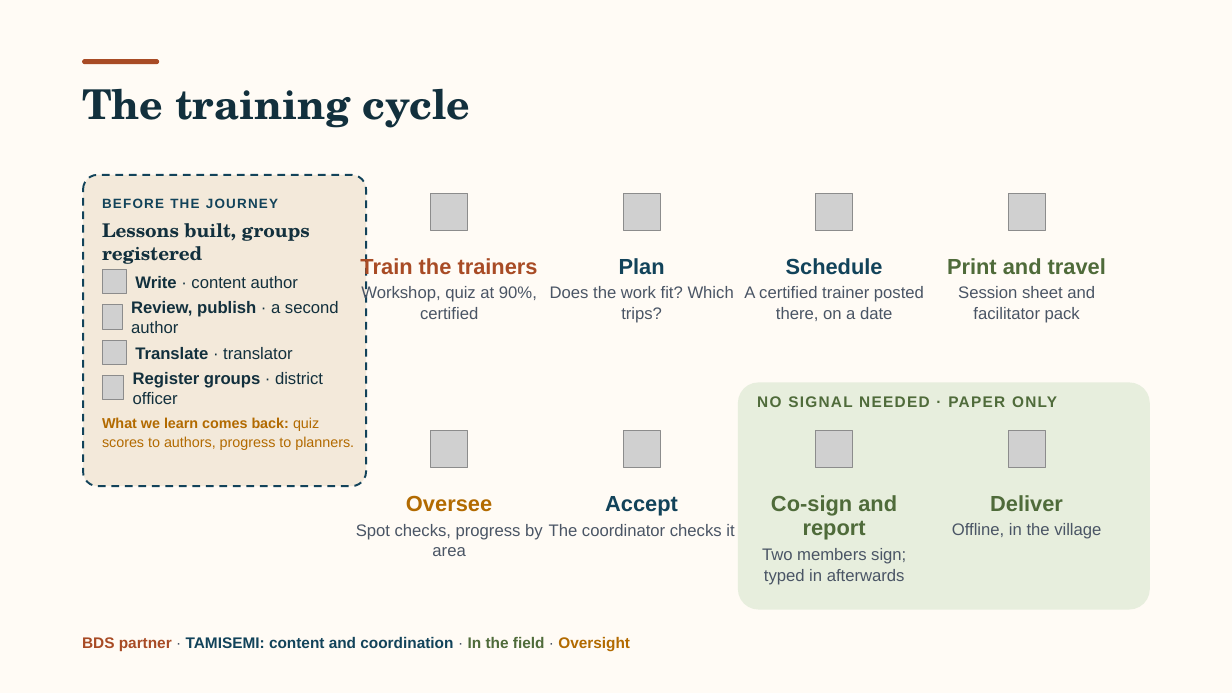
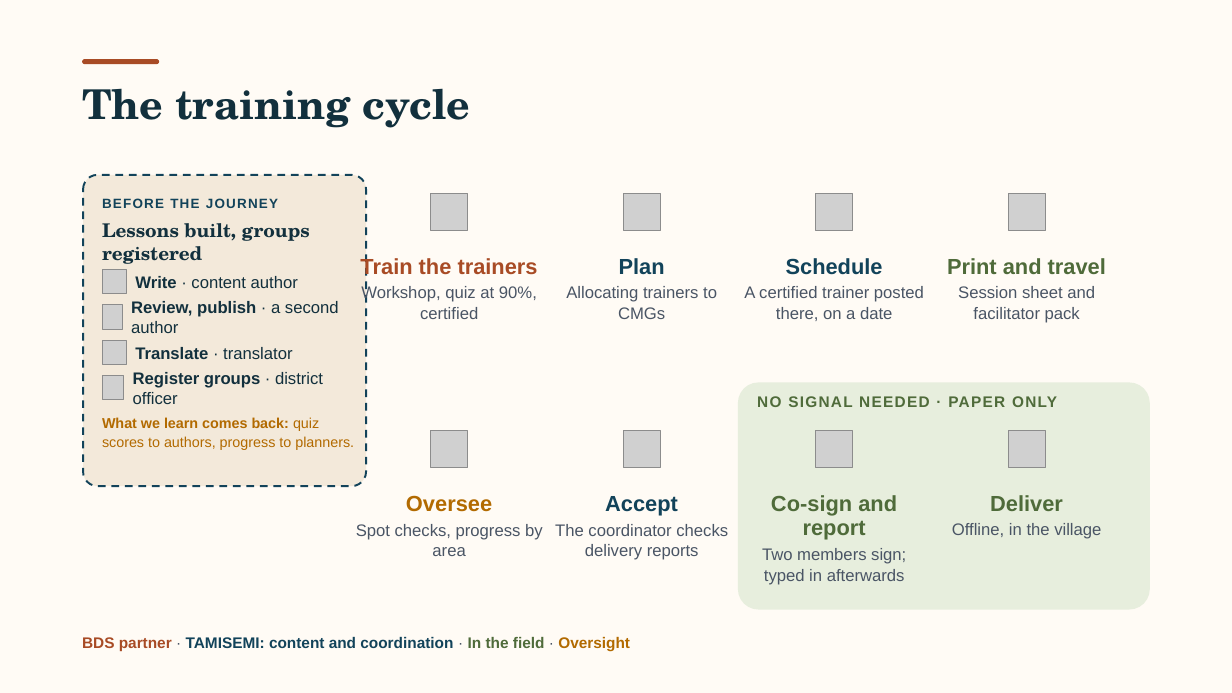
Before and after one commit to andvraman/cmg-cap, a slide deck: slide 2 of CMG-Training-system-introduction.pptx. Drawn at 1232x693 pixels with LibreOffice and Linux fonts; fonts in the diff are those of the drawing; grey boxes stand for pictures; background and template pictures are left out. Boxes give left, top, right and bottom in pixels: in the first picture for what was removed or moved away, otherwise in the second. Text is boxed around its words. In the diff, an @@ line names an element or a change of style, - is before the commit and + after.

```diff
--- a/CMG-Training-system-introduction.pptx
+++ b/CMG-Training-system-introduction.pptx
@@ text at bbox=[566, 286, 717, 319]: text changed @@
-Does the work fit? Which trips?
+Allocating trainers to CMGs
@@ text at bbox=[555, 524, 728, 560]: text changed @@
-The coordinator checks it
+The coordinator checks delivery reports
```
Also in this commit, not shown: 3 other slides changed, 1 other file.
